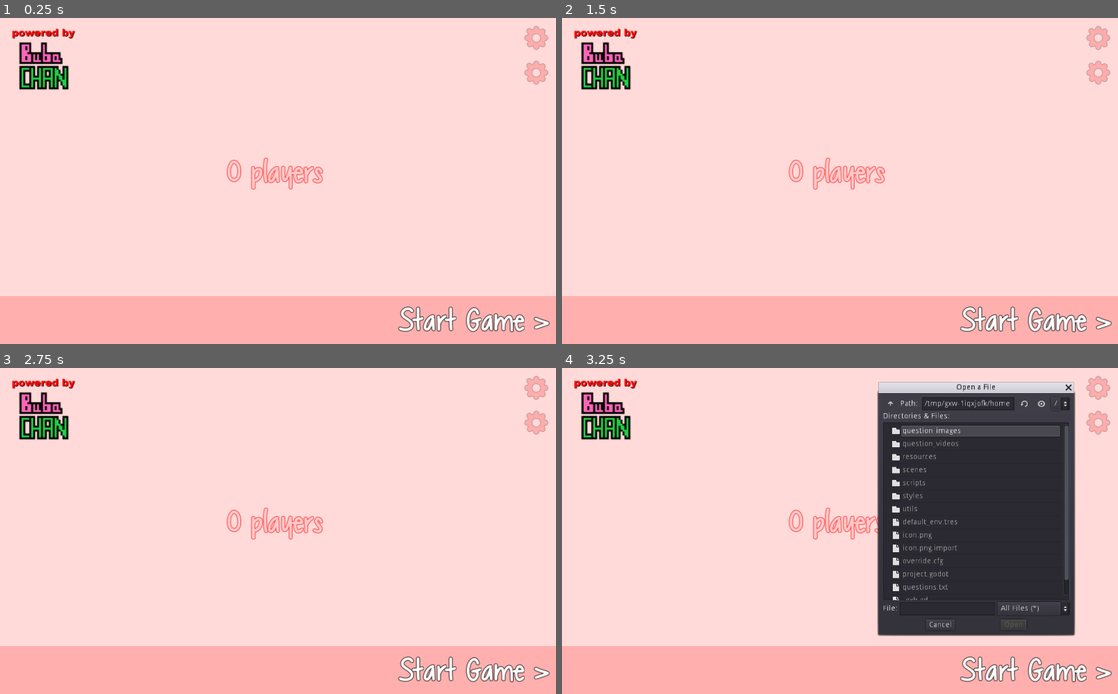
Above: before the commit, frames 1-4 (two rows, left to right).
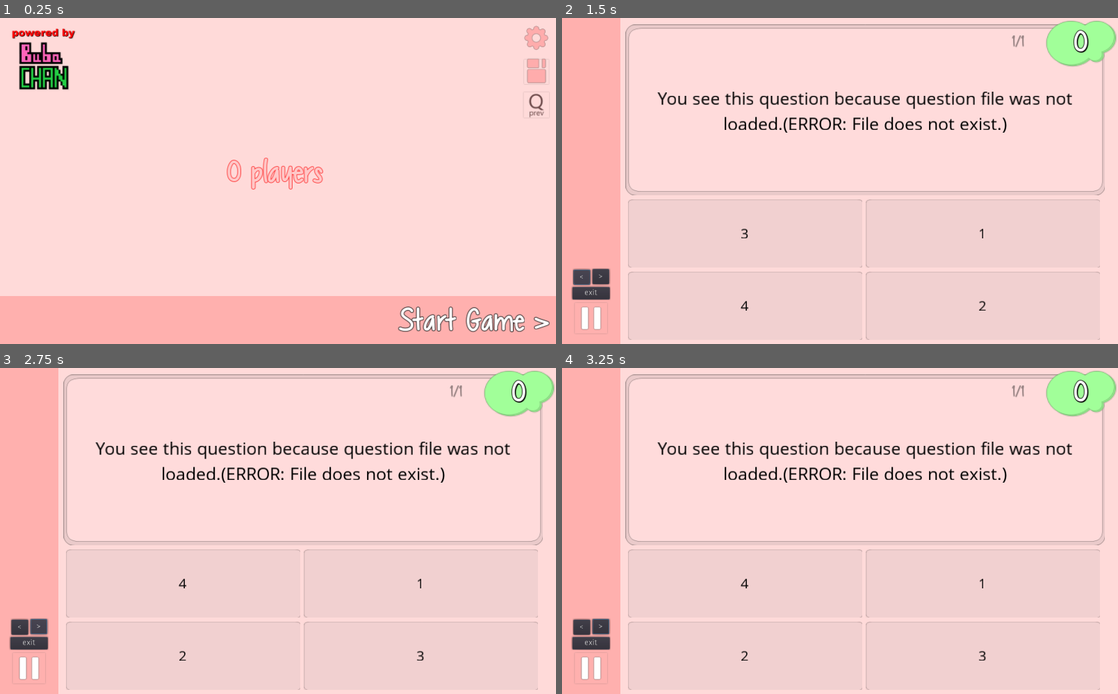
Above: after the commit, the same moments.

Repository: darkclif/QuizSoftwareServer
Game: Godot game, scene res://scenes/base/main.tscn
The game is run twice, just before and just after one commit, with the same random seed, the same clock (stepped at 60 frames per second) and the same inputs. The engine's default icon, where the game draws it, is replaced by a stand-in: a white triangle on a blue panel in a dark square.
Inputs (mouse positions are in pixels of both pictures, inside the frame that each line leads up to; where the layout moved, square brackets give the same spot in the first picture):
- Up to frame 1 (0.25 s): no input
- Up to frame 2 (1.5 s): click (1095, 106) at 0.52 s; click (584, 275) at 1.25 s, where only the run after the commit has a clickable "<"
- Up to frame 3 (2.75 s): click (38, 625) at 2 s, where only the run after the commit has a clickable ">"
- Up to frame 4 (3.25 s): click (1101, 420) [1095, 423] at 2.75 s

The runs differ from the first frame. In frame 1, 0.2% of the frame differs, in the area x 94-99%, y 12-31%; in frame 2, 28%; in frame 3, 28%; in frame 4, 54%, in the area x 0-100%, y 0-100%.

Commit message:
Add question preview mode

Diff:
--- a/scenes/base/main.gd
+++ b/scenes/base/main.gd
@@ -6,6 +6,9 @@
 #	BASIC
 ####################################################################
 func _ready():
+	if Settings.is_debug_mode():
+		$btnDebugQuestions.visible = true
+
 	$labStartGame.mouse_filter = Control.MOUSE_FILTER_PASS
 
 	# Events
@@ -41,6 +44,9 @@
 func _on_btnOpenFile_pressed():
 	$"openFileDialog".popup()
 
+func _on_btnDebugQuestions_pressed():
+	GameState.transition_main_to_dbg_question()
+
 func _on_openFileDialog_file_selected(path):
 	if GameState.load_from_file(path):
 		$"labInfo".text = "Save loaded: %s" % str(path)
--- a/scenes/base/main.tscn
+++ b/scenes/base/main.tscn
@@ -6,6 +6,8 @@
 [ext_resource path="res://resources/tools.png" type="Texture" id=4]
 [ext_resource path="res://resources/powered_by.png" type="Texture" id=5]
 [ext_resource path="res://resources/font_chocolate_bold.ttf" type="DynamicFontData" id=6]
+[ext_resource path="res://resources/save_icon.png" type="Texture" id=7]
+[ext_resource path="res://resources/question_prev_icon.png" type="Texture" id=8]
 
 [sub_resource type="DynamicFont" id=1]
 size = 32
@@ -104,10 +106,27 @@
 modulate = Color( 1, 0.678431, 0.678431, 1 )
 anchor_left = 1.0
 anchor_right = 1.0
-margin_left = -73.0
-margin_top = 64.0
-margin_bottom = 137.0
-texture_normal = ExtResource( 4 )
+margin_left = -62.6432
+margin_top = 71.7621
+margin_right = -8.64319
+margin_bottom = 125.762
+texture_normal = ExtResource( 7 )
+expand = true
+__meta__ = {
+"_edit_lock_": true,
+"_edit_use_anchors_": false
+}
+
+[node name="btnDebugQuestions" type="TextureButton" parent="."]
+visible = false
+modulate = Color( 1, 0.678431, 0.678431, 1 )
+anchor_left = 1.0
+anchor_right = 1.0
+margin_left = -64.1189
+margin_top = 132.059
+margin_right = -8.1189
+margin_bottom = 188.059
+texture_normal = ExtResource( 8 )
 expand = true
 __meta__ = {
 "_edit_lock_": true,
@@ -143,3 +162,4 @@
 [connection signal="gui_input" from="labStartGame" to="." method="_on_labStartGame_gui_input"]
 [connection signal="pressed" from="btnSettings2" to="." method="_on_btnSettings_pressed"]
 [connection signal="pressed" from="btnOpenFile" to="." method="_on_btnOpenFile_pressed"]
+[connection signal="pressed" from="btnDebugQuestions" to="." method="_on_btnDebugQuestions_pressed"]
--- a/scenes/base/question.gd
+++ b/scenes/base/question.gd
@@ -59,21 +59,16 @@
 var StateBeforePause = CurrentState
 var PreventNewAnswers : bool = false
 
+# DEBUG
+# Load separate question database
+var dbgDebugQuestionDatabase = null
+var dbgQuestionCounter : int = 0
+var dbgPreviewMode : bool = false
+
 ####################################################################
 #	BASE
 ####################################################################
 func _ready():
-	# DEBUG:
-#	var VideoSrc = "res://question_videos/test.webm"
-#
-#	var Stream = VideoStreamWebm.new()
-#	Stream.set_file(VideoSrc)
-#
-#	$ctrlVideoQuestion/vidVideoPlayer.set_stream(Stream)
-
-	# Prepare starting phase
-	self.setup_pre_phase()
-
 	# Attach events
 	GameState.connect("LOGIC_PLAYER_ANSWERED", self, "_on_player_give_answer")
 	GameState.connect("LOGIC_PLAYER_READY", self, "_on_player_ready")
@@ -101,6 +96,17 @@
 
 		IconContainer.add_child(NewIcon)
 
+	if self.dbgPreviewMode:
+		self.CurrentState = QuestionState.PAUSE_MODE
+
+		self.dbgDebugQuestionDatabase = ResourceManager.get_question_database()
+		$btnDbgPrev.visible = true
+		$btnDbgNext.visible = true
+		$btnDbgReturn.visible = true
+
+		self.init(self.dbgDebugQuestionDatabase[self.dbgQuestionCounter])
+	else:
+		self.setup_pre_phase()
 
 func _process(delta):
 	if self.CurrentState == QuestionState.PRE_SPLASH:
@@ -274,8 +280,7 @@
 ####################################################################
 func init(question):
 	# Make some data shortcuts
-	self.QuestionData = question # we will send this data to a player soon
-
+	self.QuestionData = question # this data will be sent in main phase
 	self.QuestionId = question["id"]
 	self.QuestionText = question["question"]
 
@@ -284,6 +289,7 @@
 	var Permutation = range(4)
 	Permutation.shuffle()
 
+	self.AnswerList = []
 	for p in Permutation:
 		self.AnswerList.append(TmpAnswerList[p])
 
@@ -292,12 +298,22 @@
 	self.QuestionData['answers'] = self.AnswerList
 
 	# Set question counter
-	$labQuestionCounter.text = "%d/%d" % [GameState.QuestionsCount, GameState.QuestionsLoaded]
+	if self.dbgPreviewMode:
+		$labQuestionCounter.text = "%d/%d" % [1 + self.dbgQuestionCounter, len(self.dbgDebugQuestionDatabase)]
+	else:
+		$labQuestionCounter.text = "%d/%d" % [GameState.QuestionsCount, GameState.QuestionsLoaded]
 
 	self.setup_question()
 	self.set_answer_boxes_texts()
 
 func setup_question():
+	# Hide previous
+	if self.dbgPreviewMode:
+		$ctrlNormalQuestion.visible = false
+		$ctrlVideoQuestion.visible = false
+		$ctrlVideoQuestion/vidVideoPlayer.stop()
+		$ctrlImageQuestion.visible = false
+
 	# Check question type
 	if self.QuestionData.has('img'):
 		self.init_image_question()
@@ -422,3 +438,19 @@
 	else:
 		self.StateBeforePause = self.CurrentState
 		self.CurrentState = QuestionState.PAUSE_MODE
+
+####################################################################
+#	DEBUG
+####################################################################
+func _on_btnDbgNext_pressed():
+	var DbLen = len(self.dbgDebugQuestionDatabase)
+	self.dbgQuestionCounter = (self.dbgQuestionCounter + 1) % DbLen
+	self.init(self.dbgDebugQuestionDatabase[self.dbgQuestionCounter])
+
+func _on_btnDbgPrev_pressed():
+	var DbLen = len(self.dbgDebugQuestionDatabase)
+	self.dbgQuestionCounter = (DbLen + self.dbgQuestionCounter - 1) % DbLen
+	self.init(self.dbgDebugQuestionDatabase[self.dbgQuestionCounter])
+
+func _on_btnDbgReturn_pressed():
+	self.queue_free()
--- a/scenes/base/question.tscn
+++ b/scenes/base/question.tscn
@@ -91,10 +91,14 @@
 }
 
 [node name="vidVideoPlayer" parent="ctrlVideoQuestion" instance=ExtResource( 2 )]
-anchor_left = 0.0140023
-anchor_top = 0.0418007
-anchor_right = 0.610268
-anchor_bottom = 0.951769
+anchor_left = 0.312
+anchor_top = 0.497
+anchor_right = 0.312
+anchor_bottom = 0.497
+margin_left = -255.384
+margin_top = -141.567
+margin_right = 255.616
+margin_bottom = 141.433
 
 [node name="labQuestionRight" type="Label" parent="ctrlVideoQuestion"]
 anchor_left = 0.614936
@@ -283,12 +287,14 @@
 [node name="labQuestionCounter" type="Label" parent="."]
 modulate = Color( 1, 1, 1, 0.4 )
 anchor_left = 1.0
-anchor_right = 1.0
+anchor_top = 0.071
+anchor_right = 1.0
+anchor_bottom = 0.071
 margin_left = -243.75
-margin_top = 24.5407
+margin_top = -18.0593
 margin_right = -138.75
-margin_bottom = 60.5407
-custom_fonts/font = SubResource( 4 )
+margin_bottom = 17.9407
+custom_fonts/font = SubResource( 3 )
 custom_colors/font_color = Color( 0, 0, 0, 1 )
 text = "0 / 0"
 align = 1
@@ -297,6 +303,51 @@
 "_edit_use_anchors_": false
 }
 
+[node name="btnDbgPrev" type="Button" parent="."]
+visible = false
+anchor_left = 0.052
+anchor_top = 1.0
+anchor_right = 0.052
+anchor_bottom = 1.0
+margin_left = -32.4827
+margin_top = -137.49
+margin_right = -1.48271
+margin_bottom = -109.49
+text = "<"
+__meta__ = {
+"_edit_use_anchors_": false
+}
+
+[node name="btnDbgNext" type="Button" parent="."]
+visible = false
+anchor_left = 0.057
+anchor_top = 1.0
+anchor_right = 0.057
+anchor_bottom = 1.0
+margin_left = -2.27619
+margin_top = -137.541
+margin_right = 28.7238
+margin_bottom = -109.541
+text = ">"
+__meta__ = {
+"_edit_use_anchors_": true
+}
+
+[node name="btnDbgReturn" type="Button" parent="."]
+visible = false
+anchor_left = 0.057
+anchor_top = 1.0
+anchor_right = 0.057
+anchor_bottom = 1.0
+margin_left = -39.368
+margin_top = -105.0
+margin_right = 29.632
+margin_bottom = -82.0
+text = "exit"
+__meta__ = {
+"_edit_use_anchors_": false
+}
+
 [node name="rectSplash" type="ColorRect" parent="."]
 visible = false
 anchor_right = 1.0
@@ -321,3 +372,6 @@
 "_edit_use_anchors_": false
 }
 [connection signal="toggled" from="btnPause" to="." method="_on_btnPause_toggled"]
+[connection signal="pressed" from="btnDbgPrev" to="." method="_on_btnDbgPrev_pressed"]
+[connection signal="pressed" from="btnDbgNext" to="." method="_on_btnDbgNext_pressed"]
+[connection signal="pressed" from="btnDbgReturn" to="." method="_on_btnDbgReturn_pressed"]
--- a/scripts/singletons/game_state.gd
+++ b/scripts/singletons/game_state.gd
@@ -224,6 +224,12 @@
 
 	self.CurrentGameState = GameState.SHOW_QUESTION
 
+# Main -> DebugQuestion
+func transition_main_to_dbg_question():
+	var NewScene = QuestionScene.instance()
+	NewScene.dbgPreviewMode = true
+	self.push_scene(NewScene)
+
 # Main -> Summary
 func transition_main_to_question():
 	# Start
--- a/scripts/singletons/resource_manager.gd
+++ b/scripts/singletons/resource_manager.gd
@@ -2,7 +2,7 @@
 
 # Consts
 const IconsTexture = preload("res://resources/icons/icons.png")
-const QuestionsFile : String = "res://questions.txt"
+const QuestionsFile : String = "questions.txt"
 
 # Icons data
 var ICON_SIZE = 200
@@ -49,12 +49,13 @@
 	var ReturnQuestions = self.DummyQuestionList
 
 	# File does not exit
-	if !QFile.file_exists(QuestionsFile):
+	var QuestionFilePath = Settings.get_root_folder().plus_file(QuestionsFile)
+	if !QFile.file_exists(QuestionFilePath):
 		GameState.add_console_line("[FATAL] Question file does not exist.")
 		self.DummyQuestionList[0]['question'] += "(ERROR: File does not exist.)"
 		return ReturnQuestions
 
-	QFile.open(QuestionsFile, File.READ)
+	QFile.open(QuestionFilePath, File.READ)
 
 	var Content = QFile.get_as_text()
 	var Result = JSON.parse(Content)
--- a/scripts/singletons/settings.gd
+++ b/scripts/singletons/settings.gd
@@ -1,15 +1,13 @@
 extends Node
 
 const DEBUG_MODE : bool = true
-
-func _ready():
-	pass # Replace with function body.
+const DEBUG_ROOT_FOLDER : bool = false
 
 func is_debug_mode():
 	return self.DEBUG_MODE
 
 func get_root_folder():
-	if is_debug_mode():
+	if DEBUG_ROOT_FOLDER:
 		return "res://"
 	else:
 		return OS.get_executable_path().get_base_dir()
Binary file added: resources/question_prev_icon.png
Not shown, added: resources/question_prev_icon.png.import
Binary file added: resources/save_icon.png
Not shown, added: resources/save_icon.png.import
Not shown: 1 places in scenes/base/main.tscn that only renumber resources
Not shown: 2 places in scenes/base/question.tscn that only renumber resources
